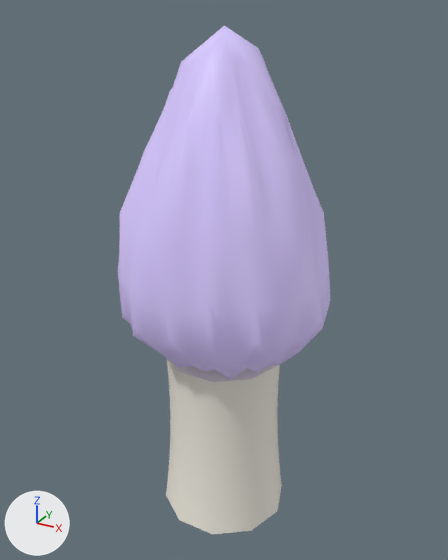
Before and after pictures for a commit that changed the FBX model assets/models/tools/MoonMorel.fbx.
Camera for both pictures: a 50 mm lens placed at (0.801, -1.46, 1.516), pointed at (-0.014, 0.023, 0.774). Every picture has the same lights, and +X, +Y and +Z are marked at lower left. The first picture is the older version. Where no turn or scale is listed for an object, it has been applied to the vertices.

Before the edit, the objects in view are built like this:
```python
mat_body = principled_material('Body')
mat_body.base_color = (0.62, 0.525, 0.91)  # purple #cec0f5
mat_body.roughness = 0.55
mat_body.emission_color = (0.62, 0.525, 0.91)  # purple #cec0f5
mat_body.emission_strength = 0.15
mat_stem = principled_material('Stem')
mat_stem.base_color = (0.933, 0.894, 0.8)  # white #f7f3e7
mat_stem.roughness = 0.55
me_handle = bpy.data.meshes.new('Handle')
me_handle.from_pydata(...)  # 386 vertices, 384 faces; spans x -0.305..0.304, y -0.293..0.319, z -0.483..0.475
me_handle.materials.append(mat_body)  # purple #cec0f5
me_stem = bpy.data.meshes.new('Stem')
me_stem.from_pydata(...)  # 240 vertices, 246 faces; spans x -0.2..0.2, y -0.19..0.19, z 0.0..0.55
me_stem.materials.append(mat_stem)  # white #f7f3e7
ob_handle = bpy.data.objects.new('Handle', me_handle)
ob_handle.location = (0.0, 0.0, 1.0)
ob_stem = bpy.data.objects.new('Stem', me_stem)
ob_stem.location = (0.0, 0.0, 0.0)
```
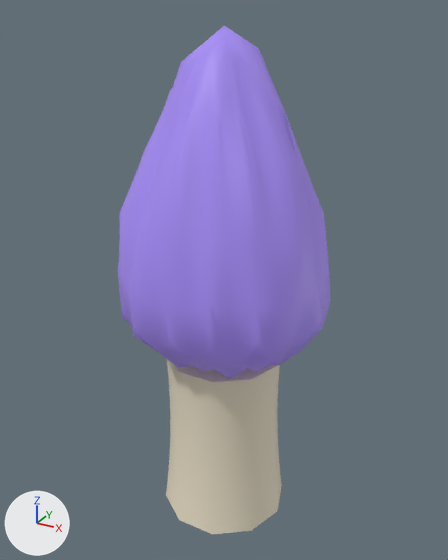
The edits, one by one:
Material 'Body' (mat_body) changes colour from purple #cec0f5 to purple #9e86e8; in linear values from (0.62, 0.525, 0.91) to (0.342, 0.238, 0.807).
In material 'Body' (mat_body), emission_color goes from (0.62, 0.525, 0.91) (purple #cec0f5) to (0.342, 0.238, 0.807) (purple #9e86e8).
Material 'Stem' (mat_stem) changes colour from white #f7f3e7 to pale yellow #eee4cc; in linear values from (0.933, 0.894, 0.8) to (0.855, 0.776, 0.604).

Location of each change, [x1, y1, x2, y2] in pixels of the pictures (448 x 560 px):
'Handle', recoloured: [118, 25, 330, 379] in both
'Stem', recoloured (white to pale yellow): [166, 358, 282, 534] in both
